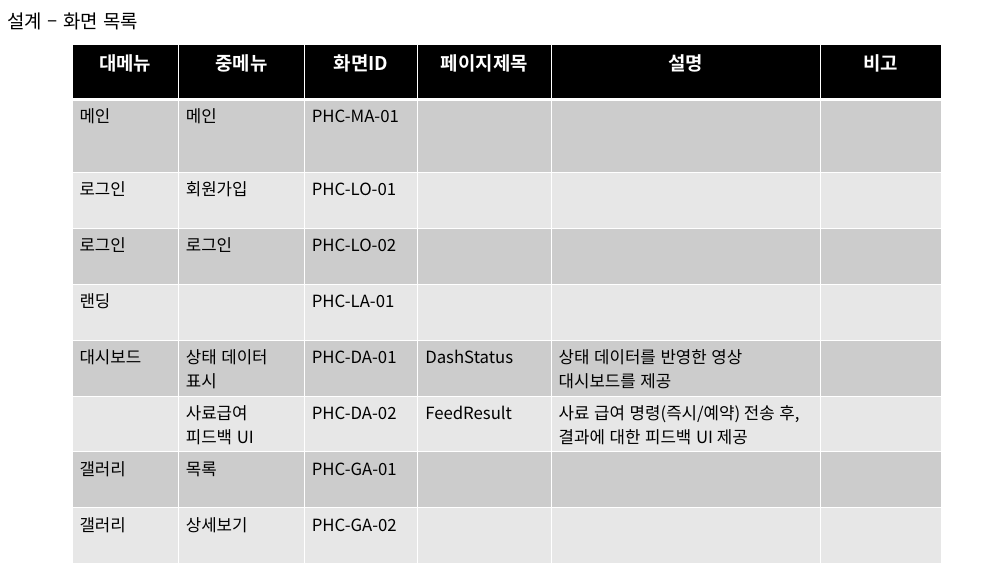
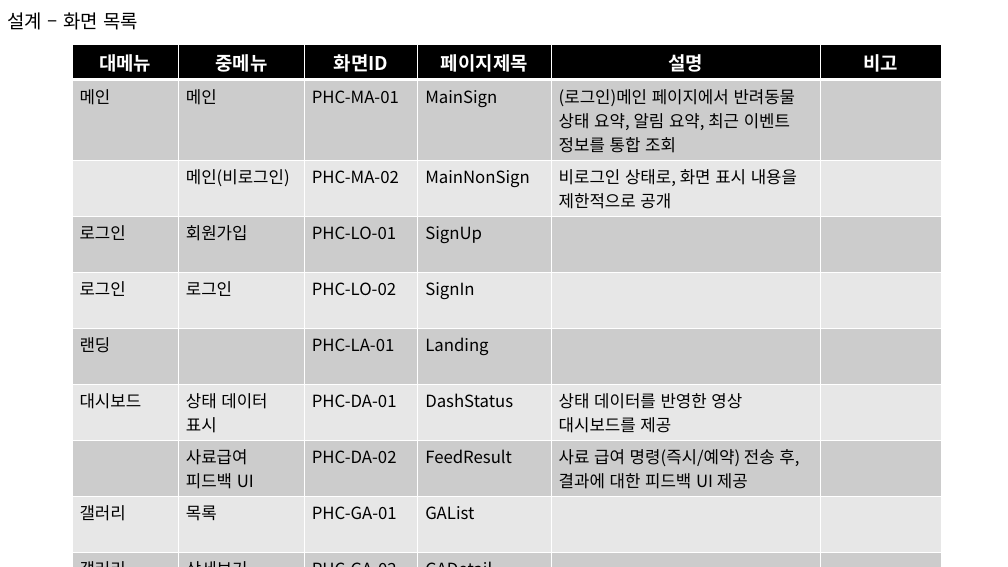
Before and after one commit to trafalgalow32-bot/JavaClass, a slide deck: slide 3 of ClassMaterial/1차 프로젝트/4. 화면설계/4._화면_설계서(김현규)ver-1.pptx. Drawn at 1008x567 pixels with LibreOffice and Linux fonts; fonts in the diff are those of the drawing. Boxes give left, top, right and bottom in pixels: in the first picture for what was removed or moved away, otherwise in the second. Text is boxed around its words. In the diff, an @@ line names an element or a change of style, - is before the commit and + after.

```diff
--- a/ClassMaterial/1차 프로젝트/4. 화면설계/4._화면_설계서(김현규)ver-1.pptx
+++ b/ClassMaterial/1차 프로젝트/4. 화면설계/4._화면_설계서(김현규)ver-1.pptx
@@ table at (72,45,941,530) @@
-row 2: 메인 | 메인 | PHC-MA-01 |  |  | 
-row 3: 로그인 | 회원가입 | PHC-LO-01 |  |  | 
-row 4: 로그인 | 로그인 | PHC-LO-02 |  |  | 
-row 5: 랜딩 |  | PHC-LA-01 |  |  | 
+row 2: 메인 | 메인 | PHC-MA-01 | MainSign | (로그인)메인 페이지에서 반려동물 상태 요약, 알림 요약, 최근 이벤트 정보를 통합 조회 | 
+row 3:  | 메인(비로그인) | PHC-MA-02 | MainNonSign | 비로그인 상태로, 화면 표시 내용을 제한적으로 공개 | 
+row 4: 로그인 | 회원가입 | PHC-LO-01 | SignUp |  | 
+row 5: 로그인 | 로그인 | PHC-LO-02 | SignIn |  | 
+row 6: 랜딩 |  | PHC-LA-01 | Landing |  | 
-row 9, column 4: 
+row 9, column 4: GAList
-row 10, column 4: 
+row 10, column 4: GADetail
```
Also in this commit, not shown: 5 other slides changed, 1 slide added, 37 other files.
